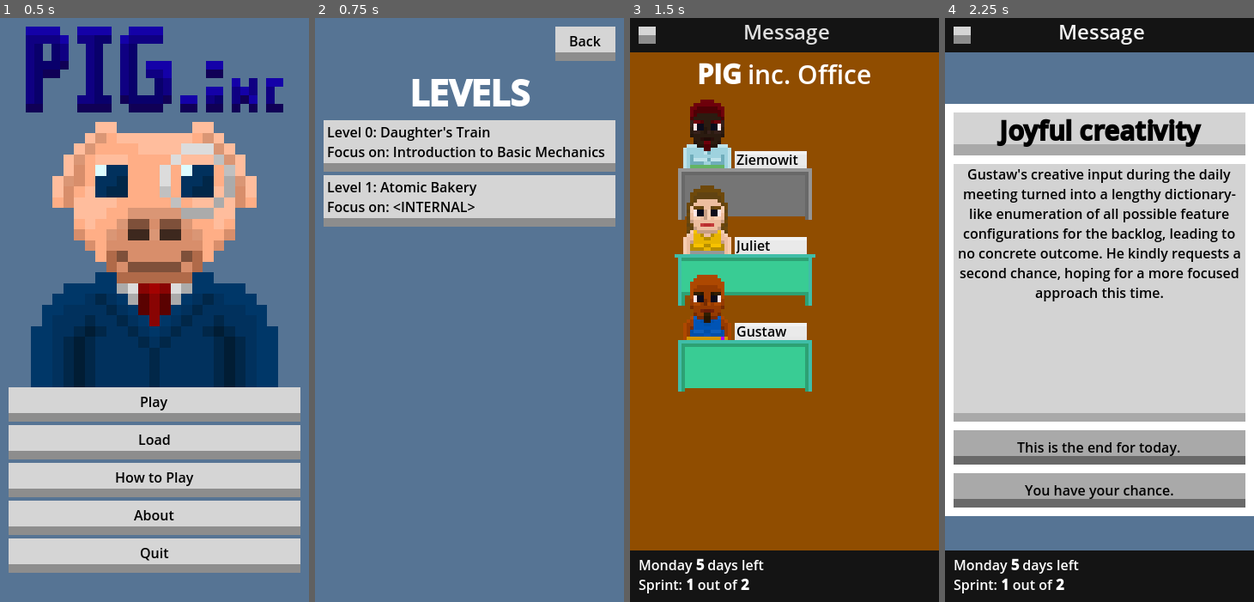
Above: before the commit, frames 1-4 (left to right).
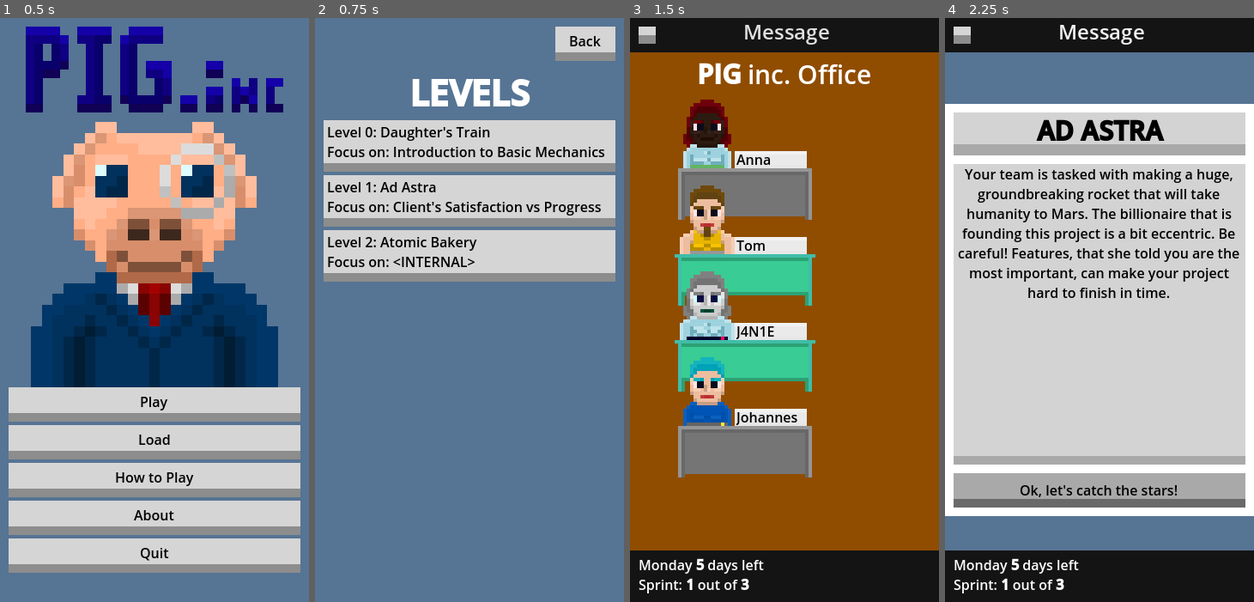
Above: after the commit, the same moments.

Repository: ltbk2023/pig
Game: Godot game, scene res://main.tscn
Same seed, same stepped clock (60 frames per second), same inputs: the game is played once before the commit and once after it.
Inputs (mouse positions are in pixels of both pictures, inside the frame that each line leads up to):
- Up to frame 1 (0.5 s): no input
- Up to frame 2 (0.75 s): click "Play" at 0.5 s
- Up to frame 3 (1.5 s): click (784, 199) at 1.25 s, where only the run before the commit has a clickable "Level 1: Atomic Bakery Focus …"
- Up to frame 4 (2.25 s): click "Message" at 2 s

Frame 1 is identical in both runs. In frame 2, 9.2% of the frame differs, in the area x 2-98%, y 28-46%; in frame 3, 9.0%; in frame 4, 16%, in the area x 2-98%, y 17-98%.

Commit message:
PIG-323: Second Level: Ad Astra

Diff:
--- a/PIG/employee/employee.gd
+++ b/PIG/employee/employee.gd
@@ -56,6 +56,7 @@
 	update_extended()
 
 	update_task_display()
+	update_morale_visuals()
 
 # update summary text
 func update_summary():
@@ -211,6 +212,7 @@
 func add_modifier(hook: Hook):
 	$ModifiersHooks.add_child(hook)
 
+
 # Remove modifier from employee
 # Return false if operation was unsuccessful
 func remove_modifier(modifier: Modifier) -> bool:
@@ -265,6 +267,7 @@
 			$Sprite.configure_visuals(dict["visuals"])
 		update_summary()
 		update_extended()
+		update_morale_visuals()
 		return true
 	return false
 
--- /dev/null
+++ b/PIG/level/level_2.json
@@ -0,0 +1,379 @@
+{
+	"Employees": [
+		{
+			"assigned to": "",
+			"base morale": 2,
+			"base quality": 0,
+			"base speed": 1,
+			"base testing": 2,
+			"class": "Employee",
+			"description": "[color=BLACK]Very, very, very enthusiastic intern. She loves to listen to uncut records of transmissions between crews and Houston. She wants to become a tester to prevent the next Apollo 13 disaster.[/color]",
+			"name": "Anna",
+			"filter": ["intern"],
+			"presets":
+			{
+				"res://employee/sprites/preset/skin_hair_lips_color.ep.json":null,
+				"res://employee/sprites/preset/nose.ep.json":null,
+				"res://employee/sprites/preset/desk.ep.json":null,
+				"res://employee/sprites/preset/laptop.ep.json":null,
+
+				"res://employee/sprites/preset/clothes_for_women.ep.json":null,
+				"res://employee/sprites/preset/body_detail_for_women.ep.json":6,
+				"res://employee/sprites/preset/hair_beard_for_women.ep.json":1
+			}
+		},
+		{
+			"assigned to": "",
+			"base morale": 0,
+			"base quality": 1,
+			"base speed": 3,
+			"base testing": 1,
+			"class": "Employee",
+			"description": "[color=BLACK]The only client of the biggest energy drink company in the Milky Way. He was disqualified from an endurance race because he forgot his car. Pure caffeine makes him the fastest man alive but he can’t read as fast as he writes.[/color]",
+			"name": "Tom",
+			"filter": [],
+			"presets":
+			{
+				"res://employee/sprites/preset/skin_hair_lips_color.ep.json":null,
+				"res://employee/sprites/preset/nose.ep.json":null,
+				"res://employee/sprites/preset/desk.ep.json":null,
+				"res://employee/sprites/preset/laptop.ep.json":null,
+
+				"res://employee/sprites/preset/clothes_for_men.ep.json":null,
+				"res://employee/sprites/preset/body_detail_for_men.ep.json":null,
+				"res://employee/sprites/preset/hair_beard_for_men.ep.json":null
+			}
+		},
+		{
+			"assigned to": "",
+			"base morale": 0,
+			"base quality": 3,
+			"base speed": 1,
+			"base testing": 3,
+			"class": "Employee",
+			"description": "[color=BLACK]Slow, patient worker. She trained energy efficient movement to minimize calorie intake. In fact she never lets you see her food. Since she started working here more and more spare parts have been going missing[/color]",
+			"name": "J4N1E",
+			"filter": [],
+			"presets":
+			{
+				"res://employee/sprites/preset/nose.ep.json":null,
+				"res://employee/sprites/preset/desk.ep.json":null,
+				"res://employee/sprites/preset/laptop.ep.json":null,
+
+				"res://employee/sprites/preset/clothes_for_women.ep.json":null,
+				"res://employee/sprites/preset/body_detail_for_women.ep.json":null,
+				"res://employee/sprites/preset/hair_beard_for_women.ep.json":null
+			},
+			"visuals":{
+				"eyeball_color": "d0ffffff",
+				"hair_color_1": "808080fe",
+				"hair_color_2": "737373fe",
+				"iris_color": "0b0b3fff",
+				"lips_color_1": "003f2fff",
+				"lips_color_2": "00523dff",
+				"skin_color_1": "b3b3b3ff",
+				"skin_color_2": "ccccccff",
+				"skin_color_3": "e6e6e6ff"
+			}
+		},
+		{
+			"assigned to": "",
+			"base morale": -1,
+			"base quality": 2,
+			"base speed": 2,
+			"base testing": 2,
+			"class": "Employee",
+			"description": "[color=BLACK]The only not average thing about Johannes is his grumpy attitude. I don’t know him that well but he never starts small talks either. [/color]",
+			"name": "Johannes ",
+			"filter": [],
+			"presets":
+			{
+				"res://employee/sprites/preset/skin_hair_lips_color.ep.json":null,
+				"res://employee/sprites/preset/nose.ep.json":null,
+				"res://employee/sprites/preset/desk.ep.json":null,
+				"res://employee/sprites/preset/laptop.ep.json":null,
+
+				"res://employee/sprites/preset/clothes_for_men.ep.json":0,
+				"res://employee/sprites/preset/body_detail_for_men.ep.json":null,
+				"res://employee/sprites/preset/hair_beard_for_men.ep.json":0
+			}
+		}
+	],
+	"Game": {
+		"class": "Game",
+		"current sprint": 0,
+		"current turn": 0,
+		"max sprints": 3,
+		"name": "Game",
+		"turns per sprint": 5,
+		"victory points": 0
+	},
+	"Issues": [
+		{
+			"child_issues": ["Foldable Solar Sail","Life Support","Lava Lamp in Logo","More Pointy Top","Cargo Compartment","Crew Compartment"],
+			"class": "Issue",
+			"name": "Hull Project",
+			"description": "[color=BLACK]The first logical step in rocket Ccnstruction. The hull must be designed with absolute precision to enable a successful mission. [/color]",
+			"difficulty": 3,
+			"time": 9,
+			"importance to client": 2,
+
+			"progress": 0,
+			"remaining parents": 0,
+			"state": 0,
+			"type": 0
+		},
+		{
+			"child_issues": ["Navigation Display"],
+			"class": "Issue",
+			"name": "Inertial Navigation",
+			"description": "[color=BLACK]Clever use of accelerometers, gyroscopes and dreaded vector math enables us to tell with some accuracy where we are. [/color]",
+			"difficulty": 2,
+			"time": 5,
+			"importance to client": 2,
+
+			"progress": 0,
+			"remaining parents": 0,
+			"state": 0,
+			"type": 0
+		},
+		{
+			"child_issues": [],
+			"class": "Issue",
+			"name": "Foldable Solar Sail",
+			"description": "[color=BLACK]Rich people love boats, and boats have sails. Client wants them to be new, exotic and futuristic. Allow him to catch some flairs.[/color]",
+			"difficulty": 1,
+			"time": 6,
+			"importance to client": 3,
+
+			"progress": 0,
+			"remaining parents": 1,
+			"state": 0,
+			"type": 0
+		},
+		{
+			"child_issues": [],
+			"class": "Issue",
+			"name": "Life Support",
+			"description": "[color=BLACK]Closed circulation of water in the system requires many step filtration to make sure it doesn’t have a sweet taste. Air conditioning must be installed in case an American citizen boards the flight but I have nothing against it.[/color]",
+			"difficulty": 3,
+			"time": 6,
+			"importance to client": 3,
+
+			"progress": 0,
+			"remaining parents": 1,
+			"state": 0,
+			"type": 0
+		},
+		{
+			"child_issues": ["Navigation Display"],
+			"class": "Issue",
+			"name": "Reference Navigation",
+			"description": "[color=BLACK]How to tell where we are? Just look at the stars and emit localizer radio beams to calculate your location with ease.[/color]",
+			"difficulty": 2,
+			"time": 4,
+			"importance to client": 2,
+
+			"progress": 0,
+			"remaining parents": 0,
+			"state": 0,
+			"type": 0
+		},
+		{
+			"child_issues": ["Engine Vector Control","Test Launch"],
+			"class": "Issue",
+			"name": "Navigation Display",
+			"description": "[color=BLACK]Just connect the screen to the navigation system. It can stop working…? Just connect another! The second one will never fail! I hope…[/color]",
+			"difficulty": 1,
+			"time": 4,
+			"importance to client": 2,
+
+			"progress": 0,
+			"remaining parents": 2,
+			"state": 0,
+			"type": 0
+		},
+		{
+			"child_issues": ["Car From The Sky"],
+			"class": "Issue",
+			"name": "Cargo Compartment",
+			"description": "[color=BLACK]Space efficient plans to store all resources can collide with ease of access to them. This may require several attempts.[/color]",
+			"difficulty": 1,
+			"time": 6,
+			"importance to client": 3,
+
+			"progress": 0,
+			"remaining parents": 1,
+			"state": 0,
+			"type": 0
+		},
+		{
+			"child_issues": ["Ebony floors"],
+			"class": "Issue",
+			"name": "Crew Compartment",
+			"description": "[color=BLACK]Safe, comfortable, private rooms for one hundred people on the rocket. We can do that but I can't promise any dates.[/color]",
+			"difficulty": 2,
+			"time": 10,
+			"importance to client": 3,
+
+			"progress": 0,
+			"remaining parents": 1,
+			"state": 0,
+			"type": 0
+		},
+		{
+			"child_issues": [],
+			"class": "Issue",
+			"name": "Ebony floors",
+			"description": "[color=BLACK]Our Client wants ebony wood on the floor. We pointed out that in microgravity the concept of floors is irrelevant, prompting the Client to request all flat surfaces to be “improved” with ebony.[/color]",
+			"difficulty": 2,
+			"time": 10,
+			"importance to client": 5,
+
+			"progress": 0,
+			"remaining parents": 1,
+			"state": 0,
+			"type": 0
+		},
+		{
+			"child_issues": [],
+			"class": "Issue",
+			"name": "Lava Lamp in Logo",
+			"description": "[color=BLACK]The rocket has a big logo on the outside wall. Now we are asked to replace the paint with a lava lamp. I have no questions… I will stare at the wall and question all my life choices…[/color]",
+			"difficulty": 4,
+			"time": 8,
+			"importance to client": 5,
+
+			"progress": 0,
+			"remaining parents": 1,
+			"state": 0,
+			"type": 0
+		},
+		{
+			"child_issues": [],
+			"class": "Issue",
+			"name": "More Pointy Top",
+			"description": "[color=BLACK]According to the Client, the rocket is too round at the top. Only pointy rockets make it far into space! When asked where he got it from, he reenacted the whole scene from his favorite movie.[/color]",
+			"difficulty": 2,
+			"time": 5,
+			"importance to client": 5,
+
+			"progress": 0,
+			"remaining parents": 1,
+			"state": 0,
+			"type": 0
+		},
+		{
+			"child_issues": ["Test Launch"],
+			"class": "Issue",
+			"name": "Car From The Sky",
+			"description": "[color=BLACK]Client wants to reveal his new car brand named Meteor and some marketing company came up with the slogan ”Car dropped from the sky”. Now we must rearrange the cargo compartment to fit an eight wheel, four metric ton monster with cup holders for the whole family.[/color]",
+			"difficulty": 1,
+			"time": 6,
+			"importance to client": 5,
+
+			"progress": 0,
+			"remaining parents": 1,
+			"state": 0,
+			"type": 0
+		},
+		{
+			"child_issues": [],
+			"class": "Issue",
+			"name": "Live Stream Setup",
+			"description": "[color=BLACK]Why not monetize your expenses? A reality show on a spacecraft for the very first time, livestreamed from the habitation module![/color]",
+			"difficulty": 1,
+			"time": 4,
+			"importance to client": 4,
+
+			"progress": 0,
+			"remaining parents": 0,
+			"state": 0,
+			"type": 0
+		},
+		{
+			"child_issues": ["Test Launch"],
+			"class": "Issue",
+			"name": "Engine Vector Control",
+			"description": "[color=BLACK]A useful feature that boosts both safety and flight ability of the spacecraft. The more smooth the flight, the fewer fancy beverages spilled on the table.[/color]",
+			"difficulty": 3,
+			"time": 6,
+			"importance to client": 3,
+
+			"progress": 0,
+			"remaining parents": 1,
+			"state": 0,
+			"type": 0
+		},
+		{
+			"child_issues": [],
+			"class": "Issue",
+			"name": "Test Launch",
+			"description": "[color=BLACK]A test drive equivalent in rocket business. One can’t simply sell something to a customer without letting him try it first.[/color]",
+			"difficulty": 3,
+			"time": 8,
+			"importance to client": 10,
+
+			"progress": 0,
+			"remaining parents": 3,
+			"state": 0,
+			"type": 0
+		}
+	],
+	"Testing": {
+		"class": "Testing",
+		"name": "Testing",
+		"testers limit": -1
+
+	},
+	"SprintEnd": {
+		"class": "SprintEnd",
+		"current sprint": 0,
+		"issues done this sprint": 0,
+		"last_victory_points": 0,
+		"name": "SprintEnd",
+		"total client importance": 0,
+		"clients_presets":
+		{
+			"res://employee/sprites/preset/skin_hair_lips_color_for_elderly.ep.json":null,
+			"res://employee/sprites/preset/nose.ep.json":null,
+			"res://employee/sprites/preset/desk.ep.json":null,
+			"res://employee/sprites/preset/laptop.ep.json":null,
+
+			"res://employee/sprites/preset/clothes_for_elegant_people.ep.json":null,
+			"res://employee/sprites/preset/body_detail_for_women.ep.json":null,
+			"res://employee/sprites/preset/hair_beard_for_women.ep.json":null
+		}
+	},
+	"QualityDeck": {
+		"cards": {
+			"0": 0,
+			"1": 0
+		},
+		"class": "QualityDeck",
+		"name": "QualityDeck"
+	},
+	"Epilog" : {
+		"class": "Epilog",
+		"name": "Epilog",
+		"comments" : {
+			"bad" : "Halfway to Mars we realize that we forgot to bring an oxygen tank. J4N1E commented simply \"that it the least of our problems.\"  She was right!",
+			"failure" : "Client just yelled  \"If you can’t make the steel wall soft to touch, NotScam.INC will make my rocket as I ask\"",
+			"good" : "Our Ship was working fine for many years. She transported over one million people and ten thousand other sentient beings to Mars. Even Johannes smiled when he saw Ad Astra starting.",
+			"mixed": "We had some issues with the power supply. By luck Tom brought a human sized hamster wheel. With a bit of engineering magic we made a Tom-powered caffeine to electricity converter."
+			}
+	},
+	"cards_presets":{
+		"res://card/presets/comforting_cards.json":[0,1,2,3,4],
+		"res://card/presets/conflict_cards.json":[0,1,2,3,4,5,6,7,8],
+		"res://card/presets/opportunity_cards.json":[0,1],
+		"res://card/presets/training_cards.json":[0,1,2,3],
+		"res://card/presets/threat_cards.json":[0,1,2,3,4],
+		"cards_per_turn":{
+			"0" : {
+				"path" : "res://level/level_2_cards.json",
+				"index" : 0
+			}
+		}
+	}
+}
--- /dev/null
+++ b/PIG/level/level_2_cards.json
@@ -0,0 +1,17 @@
+[
+	{
+		"employee_number": 0,
+		"employee_filter": null,
+		"title": "AD ASTRA",
+		"text": "Your team is tasked with making a huge, groundbreaking rocket that will take humanity to Mars. The billionaire that is founding this project is a bit eccentric. Be careful! Features, that she told you are the most important, can make your project hard to finish in time.",
+		"options":
+		[
+			{
+				"text": "Ok, let's catch the stars!",
+				"effects":
+				{
+				}
+			}
+		]
+	}
+]
--- a/PIG/level/levels_metadata.json
+++ b/PIG/level/levels_metadata.json
@@ -5,6 +5,11 @@
 		"path":"res://level/level_1.json"
 	},
 	{
+		"name":"Ad Astra",
+		"focus":"Client's Satisfaction vs Progress",
+		"path":"res://level/level_2.json"
+	},
+	{
 		"name":"Atomic Bakery",
 		"focus":"<INTERNAL>",
 		"path":"res://level/basic_scenario.json"
